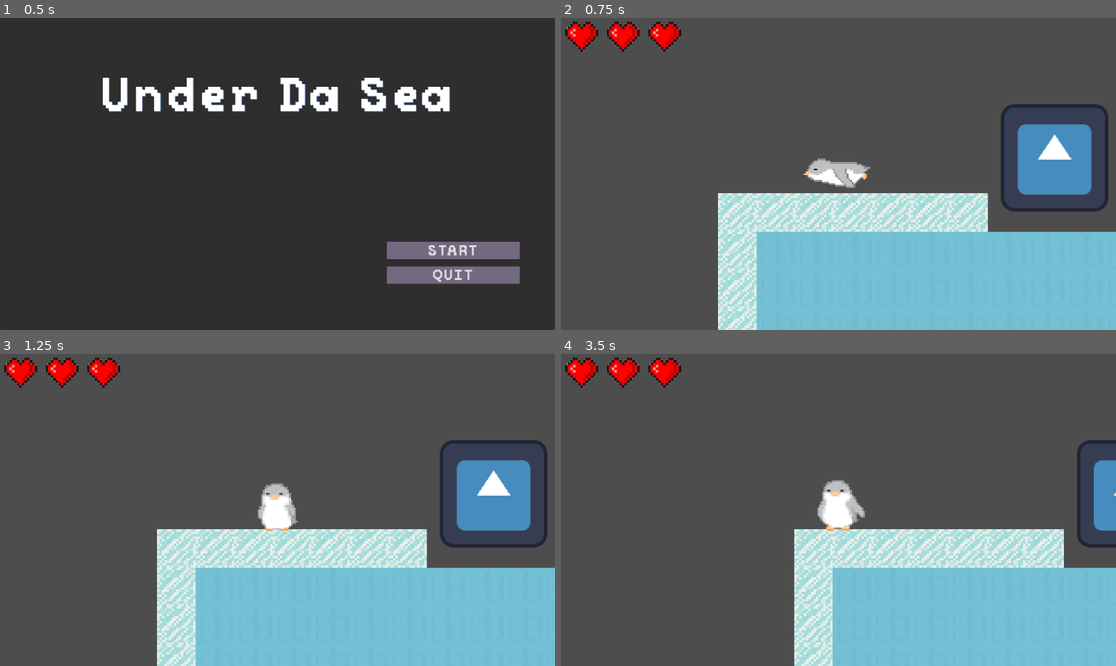
Above: before the commit, frames 1-4 (two rows, left to right).
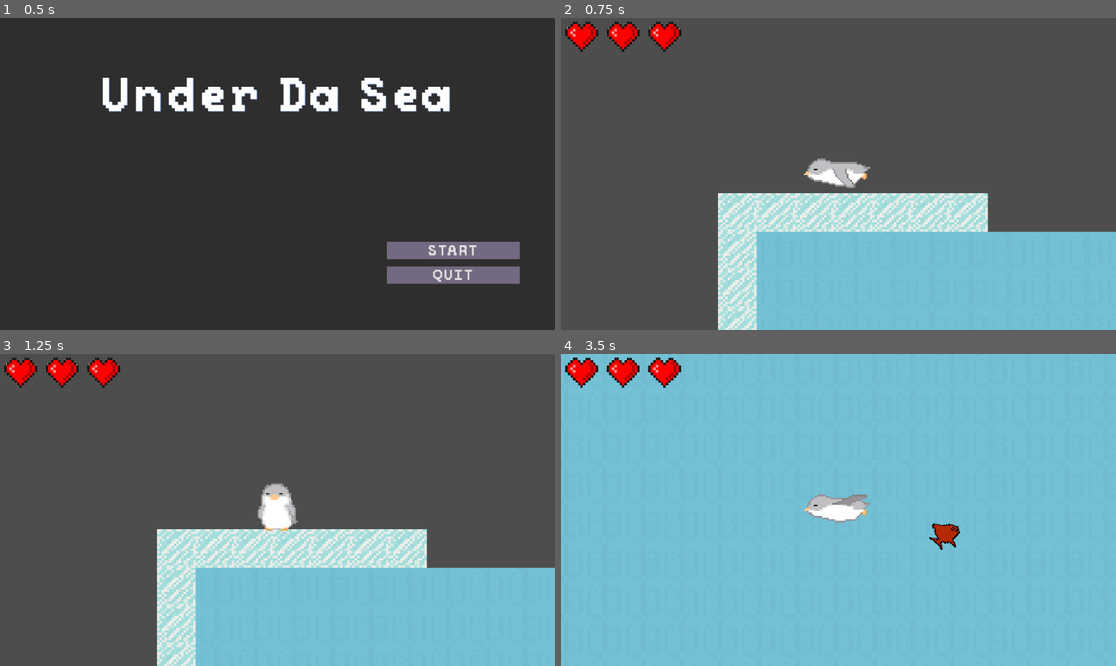
Above: after the commit, the same moments.

Repository: Jesuscanwalk/Under-da-sea
Game: Godot game, scene res://menus/main menu.tscn
The game is run twice, just before and just after one commit, with the same random seed, the same clock (stepped at 60 frames per second) and the same inputs. The project has no main scene, so this scene is started directly. The engine's default icon, where the game draws it, is replaced by a stand-in: a white triangle on a blue panel in a dark square.
Inputs:
- Up to frame 1 (0.5 s): no input
- Up to frame 2 (0.75 s): click "START" at 0.5 s
- Up to frame 3 (1.25 s): no input
- Up to frame 4 (3.5 s): hold D (right) 1.28-2.78 s; tap Space (jump) at 1.52, 2.27 s; hold A (left) from 2.78 s (still down)

Frame 1 is identical in both runs. In frame 2, 3.8% of the frame differs, in the area x 79-99%, y 27-63%; in frame 3, 3.8%; in frame 4, 83%, in the area x 0-100%, y 0-100%.

Commit message:
area change

Diff:
--- a/under-da-sea/test.tscn
+++ b/under-da-sea/test.tscn
@@ -27,7 +27,7 @@
 sources/0 = SubResource("TileSetAtlasSource_0rhee")
 
 [sub_resource type="RectangleShape2D" id="RectangleShape2D_8w2t7"]
-size = Vector2(2264, 1696)
+size = Vector2(2160, 1576)
 
 [node name="test" type="Node2D" node_paths=PackedStringArray("fishSpawnArea", "SpawnCollisionShape")]
 process_mode = 3
@@ -70,11 +70,11 @@
 collision_mask = 4
 
 [node name="FishSpawnShape" type="CollisionShape2D" parent="fishfolder/Area2D"]
-position = Vector2(-4, 0)
+position = Vector2(8, 12)
 shape = SubResource("RectangleShape2D_8w2t7")
 
 [node name="Mob" parent="." instance=ExtResource("7_bkfj6")]
-position = Vector2(274, 341)
+position = Vector2(392, 328)
 
 [connection signal="timeout" from="Timer" to="." method="_on_timer_timeout"]
 [connection signal="area_exited" from="fishfolder/Area2D" to="." method="_on_area_2d_area_exited"]
Not shown: 1 places in under-da-sea/test.tscn that only renumber resources
